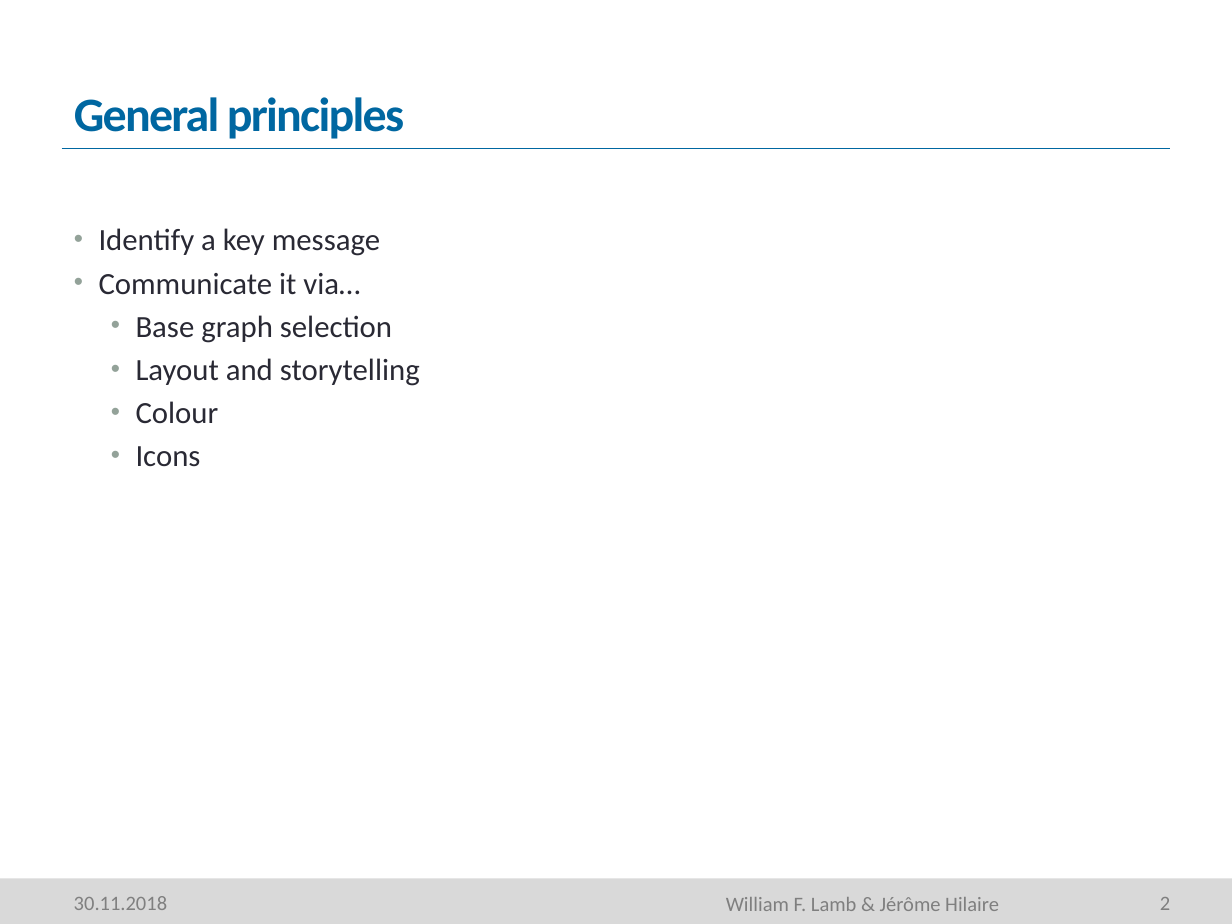
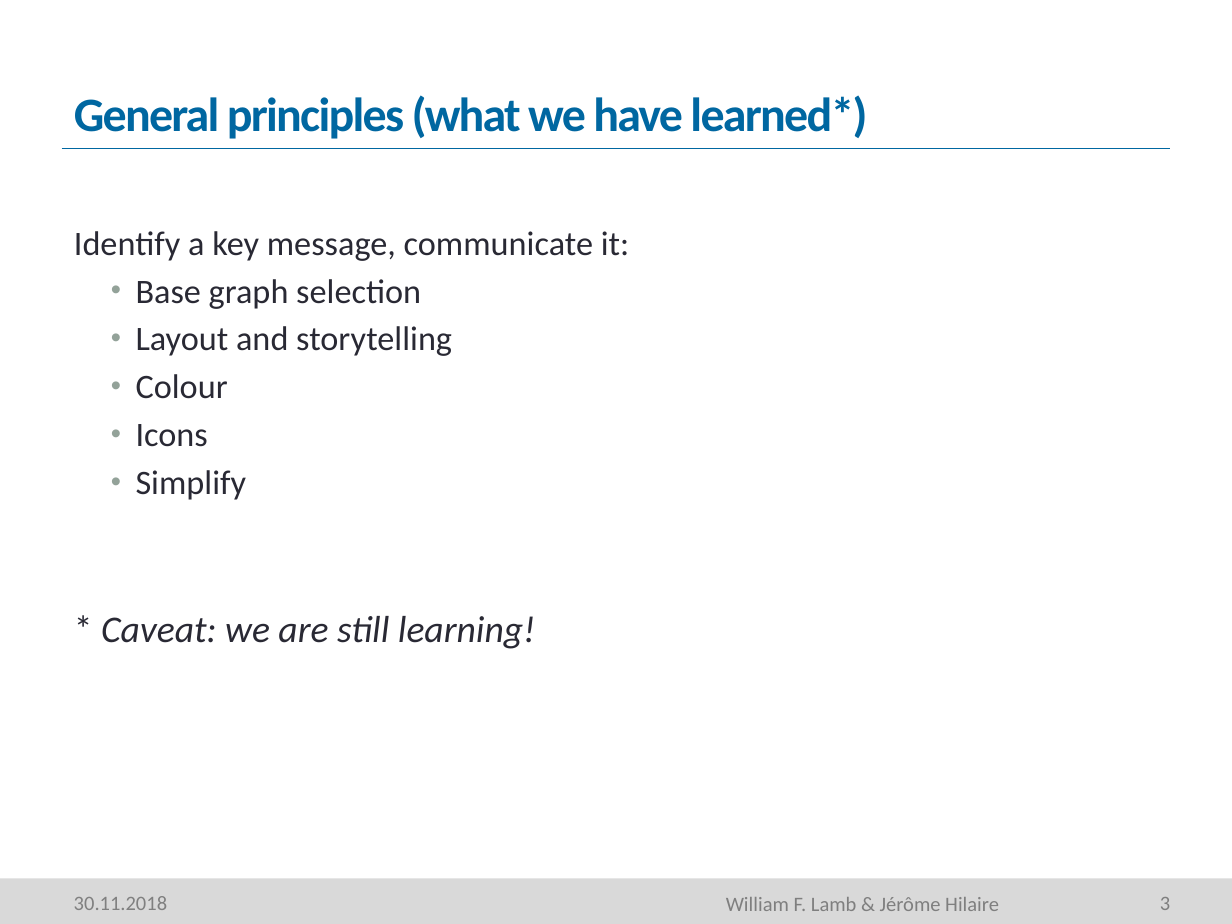
Before and after one commit to mcc-apsis/figures, a slide deck: slide 3 of Resources/Seminar part 1.pptm (slide 2 before the commit). Drawn at 1232x924 pixels with LibreOffice and Linux fonts; fonts in the diff are those of the drawing; background and template pictures are left out. Boxes give left, top, right and bottom in pixels: in the first picture for what was removed or moved away, otherwise in the second. Text is boxed around its words. In the diff, an @@ line names an element or a change of style, - is before the commit and + after.

```diff
--- a/Resources/Seminar part 1.pptm
+++ b/Resources/Seminar part 1.pptm
@@ title at [74, 95, 867, 139]: text changed @@
-General principles
+General principles (what we have learned*)
@@ text at [74, 231, 629, 261]: text changed; size 18 to 20 pt @@
-• Identify a key message
-• Communicate it via…
+Identify a key message, communicate it:
@@ text at [136, 279, 452, 447]: size 18 to 20 pt in "Base graph selection", "Layout and storytelling", "Colour", "Icons" @@
@@ text at [101, 470, 536, 649]: paragraphs added @@
+  • Simplify
+* Caveat: we are still learning!
@@ page number at [1160, 897, 1170, 910]: text changed @@
-2
+3
```
Also in this commit, not shown: 12 other slides changed, 9 slides added, 1 slide removed, 5 other files.
